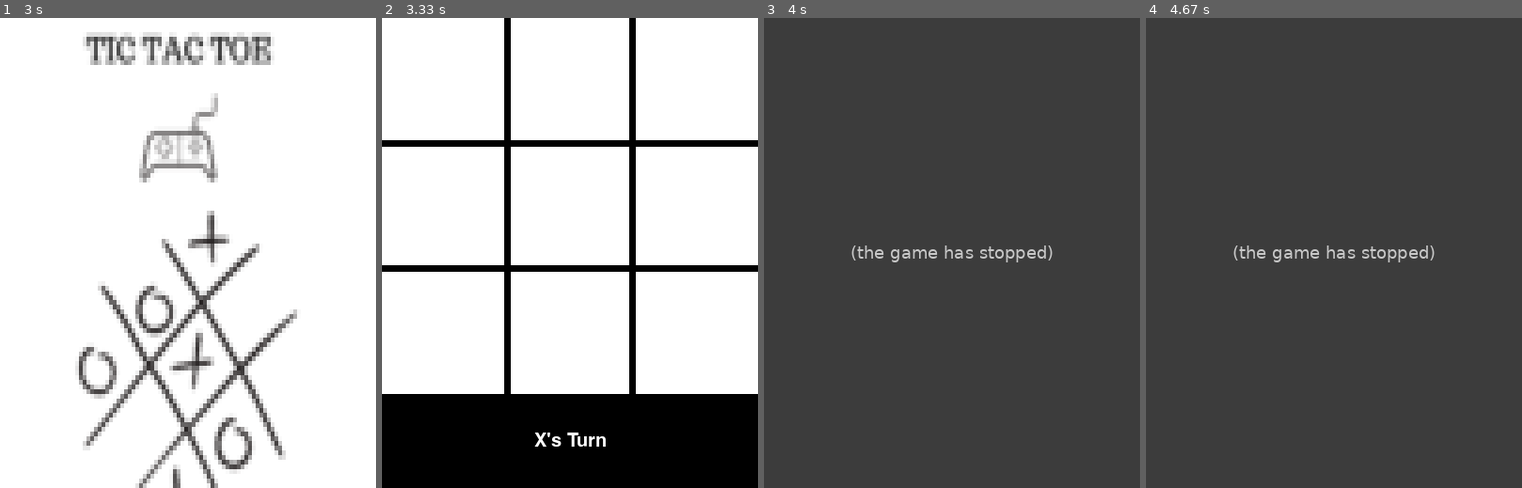
Above: before the commit, frames 1-4 (left to right).
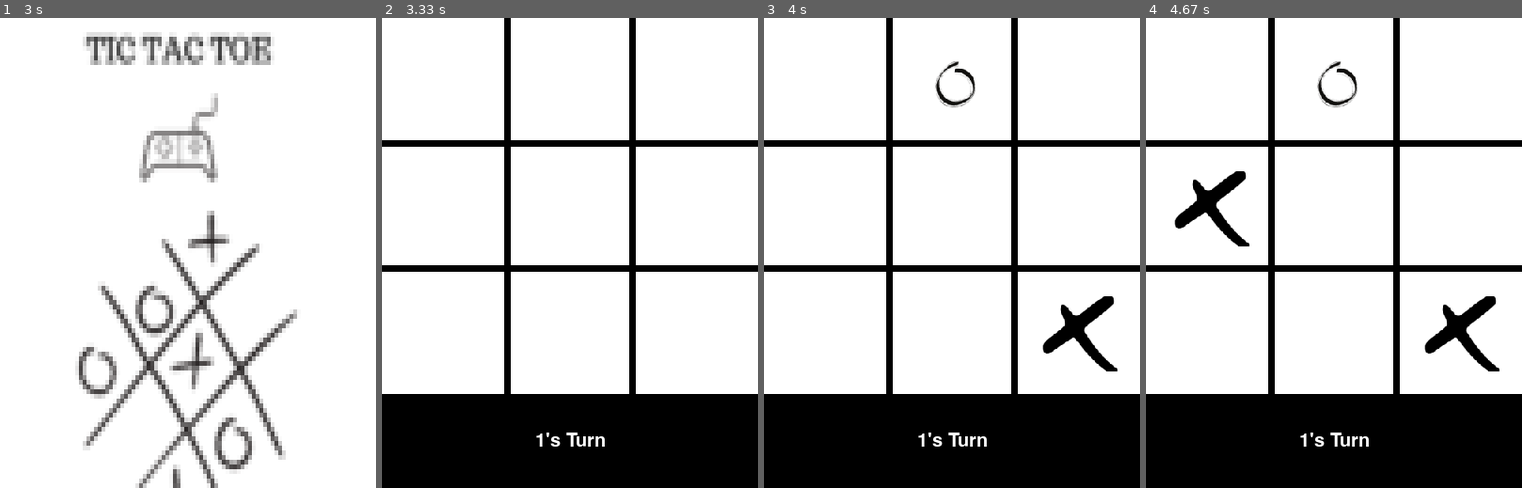
Above: after the commit, the same moments.

Repository: alexlightme/TicTacToe
Game: pygame game, started from main.py
Same seed, same stepped clock (60 frames per second), same inputs: the game is played once before the commit and once after it.
Inputs (mouse positions are in pixels of both pictures, inside the frame that each line leads up to):
- Up to frame 1 (3 s): no input
- Up to frame 2 (3.33 s): no input
- Up to frame 3 (4 s): click (1049, 328) at 3.38 s; click (891, 97) at 3.72 s
- Up to frame 4 (4.67 s): click (1191, 149) at 4.05 s

Frame 1 is identical in both runs. In frame 2, 0.2% of the frame differs, in the area x 40-60%, y 88-92%; in frame 3, 100%, in the area x 0-100%, y 0-100%; in frame 4, 100%.
Error before the commit: NameError: name 'drawXO' is not defined (pygame_board_AL.py line 143); the game stopped at 3.4 s (later frames are placeholders)

Commit message:
Some progress

Diff:
--- a/Engine.py
+++ b/Engine.py
@@ -26,6 +26,7 @@
             print(f"Result: Player {player} wins!!")
             return sys.exit(0)
         else:
+            self.turn += 1
             return
 
     def check_draw(self):
--- a/pygame_board_AL.py
+++ b/pygame_board_AL.py
@@ -1,11 +1,12 @@
 
 import pygame as pg
 import time
+from Engine import game_engine
 
-
-class pygame_display():
+class pygame_display(game_engine):
     def __init__(self, engine):
-        self.XO = 'x'
+        self.XO = 1
+        vars(self).update(vars(engine))
 
         # storing the winner's value at
         # any instant of code
@@ -67,9 +68,9 @@
         draw = self.draw
 
         if self.winner is None:
-            message = self.XO.upper() + "'s Turn"
+            message = str(self.XO) + "'s Turn"
         else:
-            message = self.winner.upper() + " won !"
+            message = str(self.winner) + " won !"
         if draw:
             message = "Game Draw !"
 
@@ -85,6 +86,51 @@
         self.screen.fill((0, 0, 0), (0, 400, 500, 100))
         text_rect = text.get_rect(center=(self.width / 2, 500 - 50))
         self.screen.blit(text, text_rect)
+
+    def drawXO(self, row, col):
+        # for the first row, the image
+        # should be pasted at a x coordinate
+        # of 30 from the left margin
+        if row == 1:
+            posx = 30
+
+        # for the second row, the image
+        # should be pasted at a x coordinate
+        # of 30 from the game line
+        if row == 2:
+            # margin or width / 3 + 30 from
+            # the left margin of the window
+            posx = self.width / 3 + 30
+
+        if row == 3:
+            posx = self.width / 3 * 2 + 30
+
+        if col == 1:
+            posy = 30
+
+        if col == 2:
+            posy = self.height / 3 + 30
+
+        if col == 3:
+            posy = self.height / 3 * 2 + 30
+
+        # setting up the required board
+        # value to display
+        self.board.iloc[row - 1][col - 1] = self.XO
+
+        if (self.XO == 1):
+
+            # pasting x_img over the screen
+            # at a coordinate position of
+            # (pos_y, posx) defined in the
+            # above code
+            self.screen.blit(self.x_img, (posy, posx))
+            self.XO = 2
+
+        else:
+            self.screen.blit(self.o_img, (posy, posx))
+            self.XO = 1
+        pg.display.update()
 
     def game_initiating_window(self):
         # displaying over the screen
@@ -108,7 +154,7 @@
         # get coordinates of mouse click
         x, y = pg.mouse.get_pos()
         board = self.board
-
+        XO = self.XO
         # get column of mouse click (1-3)
         if (x < self.width / 3):
             col = 1
@@ -139,9 +185,9 @@
         # we need to draw the images at
         # the desired positions
         if (row and col and board.iloc[row - 1][col - 1] == 0):
-            global XO
-            drawXO(row, col)
-            check_win()
+            self.drawXO(row, col)
+            self.check_draw()
+            self.check_win(XO)
 
     def reset_game(self):
         global board, winner, XO, draw
